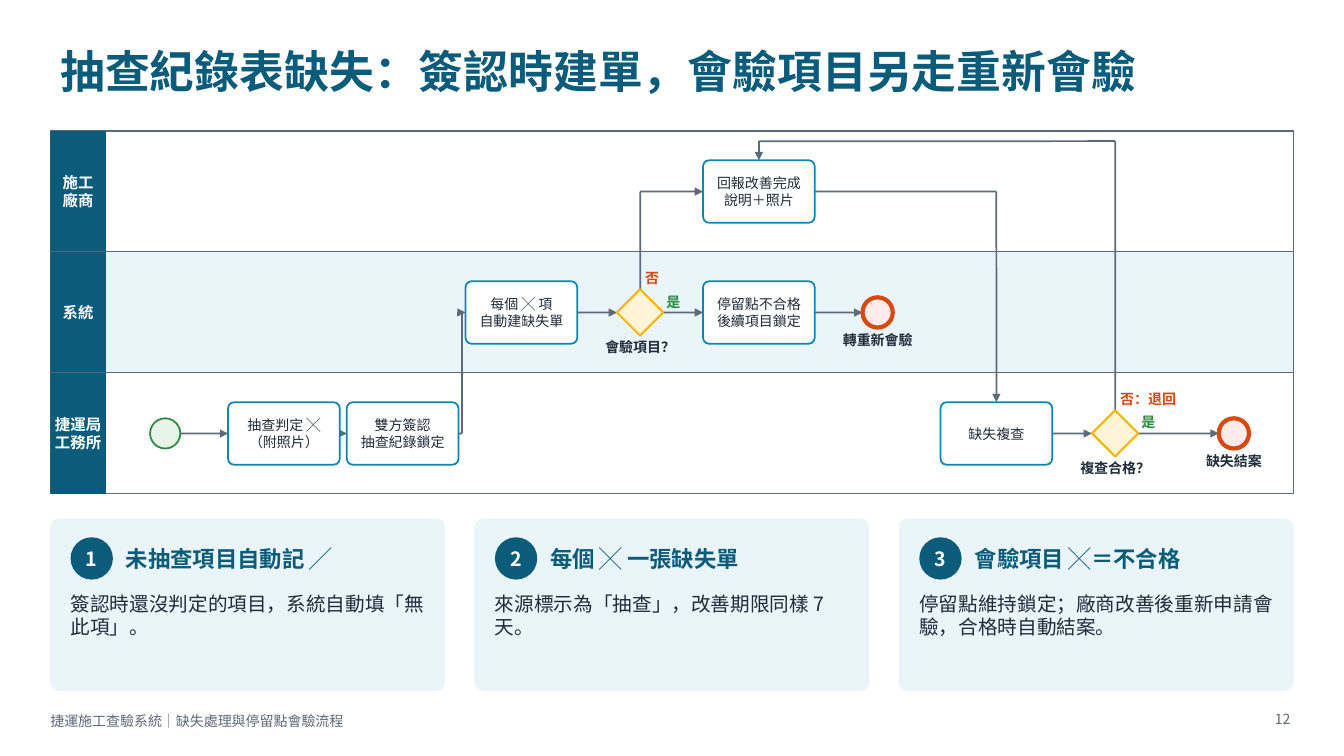
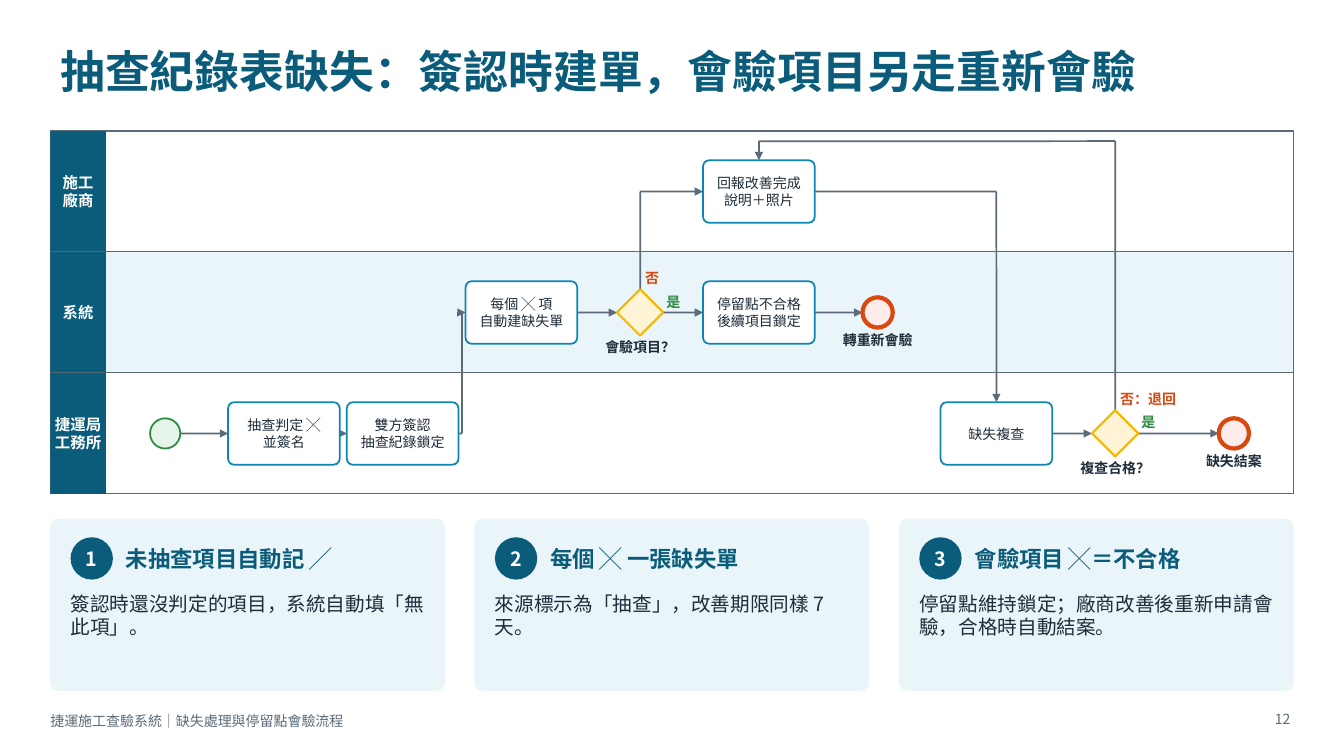
Before and after one commit to brianchou7310/MRT-Construction-QMS, a slide deck: slide 12 of 捷運施工查驗系統_缺失與停留點流程說明.pptx. Drawn at 1344x756 pixels with LibreOffice and Linux fonts; fonts in the diff are those of the drawing. Boxes give left, top, right and bottom in pixels: in the first picture for what was removed or moved away, otherwise in the second. Text is boxed around its words. In the diff, an @@ line names an element or a change of style, - is before the commit and + after.

```diff
--- a/捷運施工查驗系統_缺失與停留點流程說明.pptx
+++ b/捷運施工查驗系統_缺失與停留點流程說明.pptx
@@ text in rounded rectangle at bbox=[263, 435, 305, 448]: text changed @@
-（附照片）
+並簽名
```
Also in this commit, not shown: 11 other slides changed, 1 other file.
